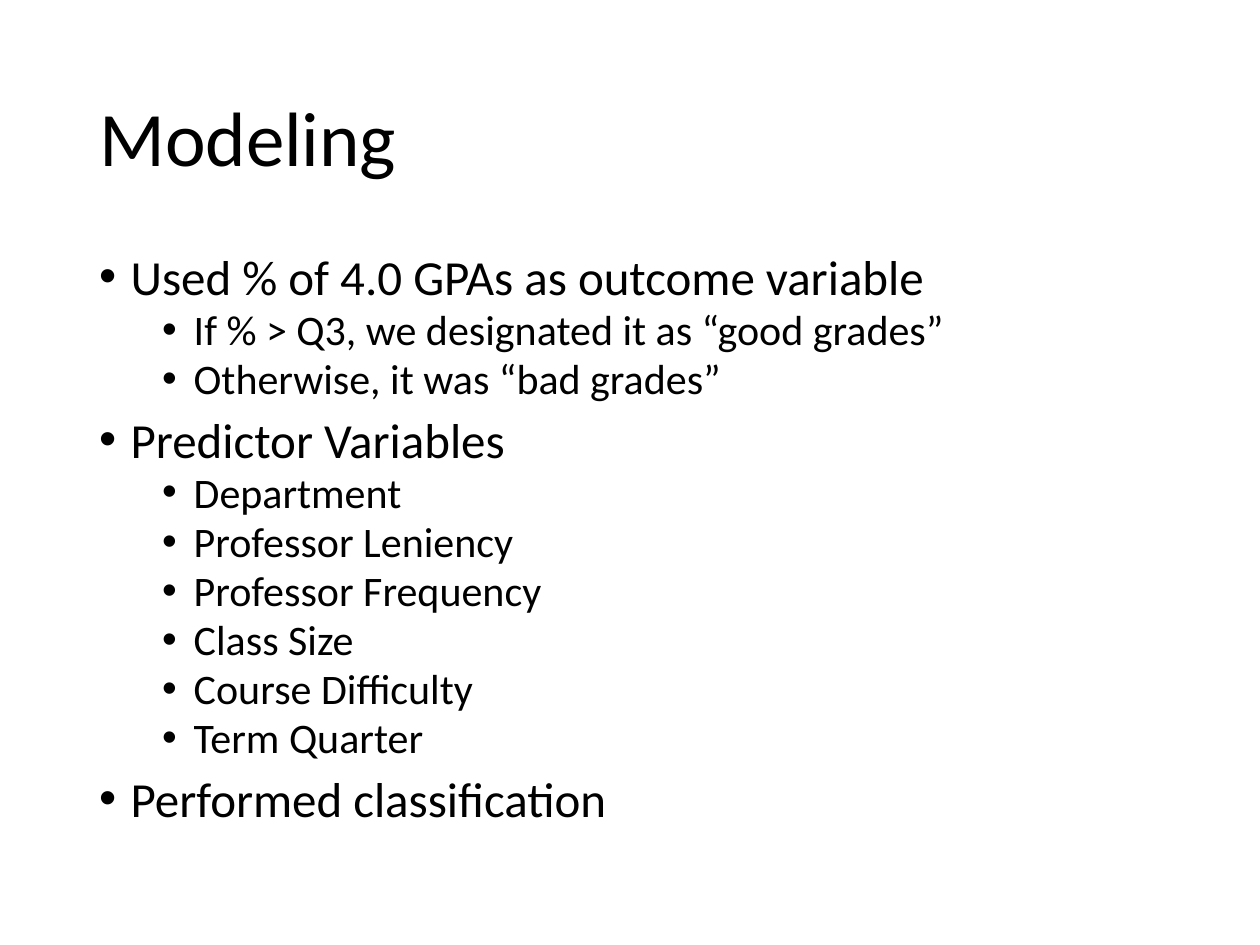
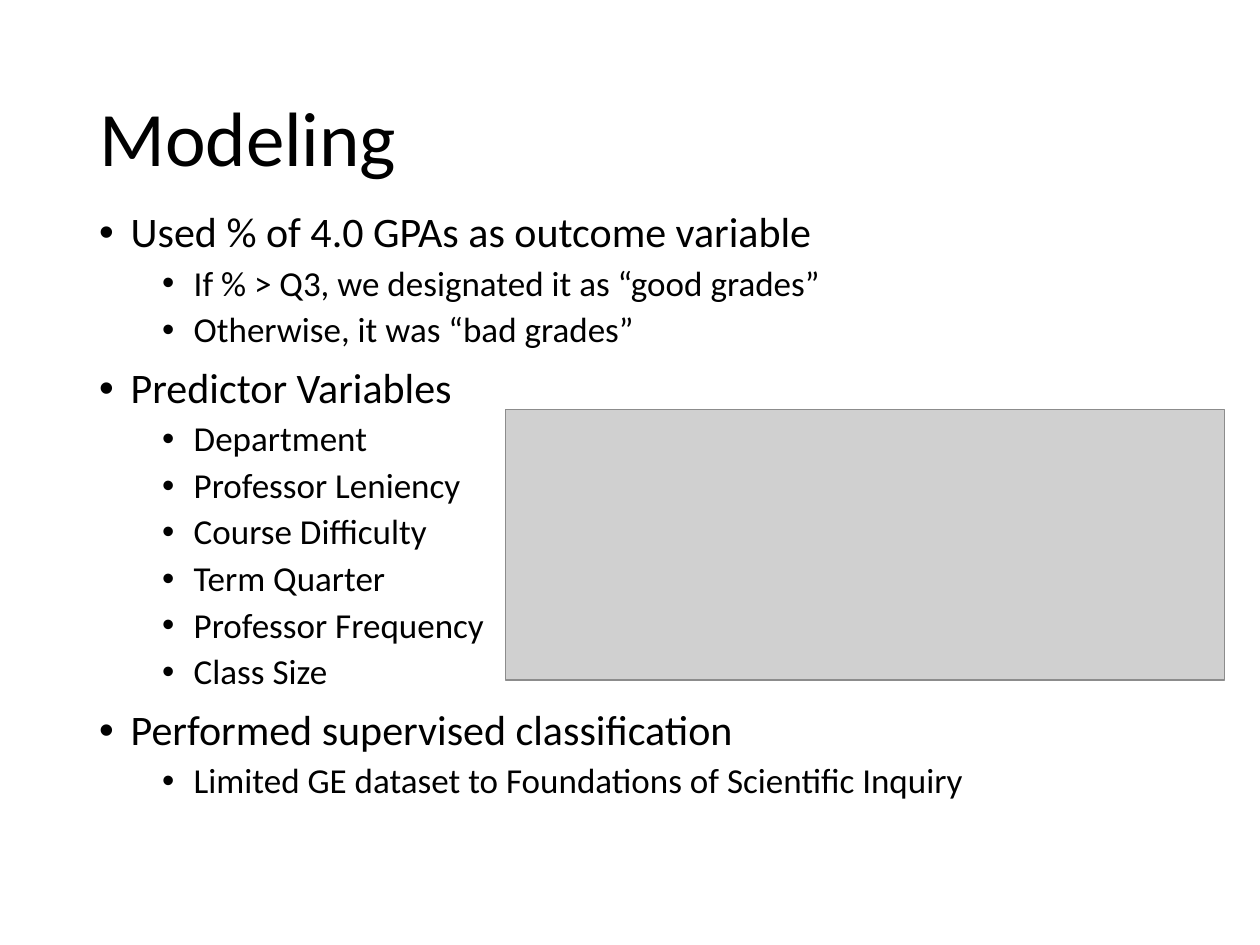
Before and after one commit to kaizersaber/stats131, a slide deck: slide 4 of Project_Slides.pptx. Drawn at 1260x945 pixels with LibreOffice and Linux fonts; fonts in the diff are those of the drawing; grey boxes stand for pictures. Boxes give left, top, right and bottom in pixels: in the first picture for what was removed or moved away, otherwise in the second. Text is boxed around its words. In the diff, an @@ line names an element or a change of style, - is before the commit and + after.

Commit message:
2018-12-01 Inserted pictures

```diff
--- a/Project_Slides.pptx
+++ b/Project_Slides.pptx
@@ text "Used % of 4.0 GPAs ..." moved from (x1=131, y1=261, x2=944, y2=818) to (x1=131, y1=217, x2=962, y2=799) @@
@@ text at (x1=131, y1=217, x2=820, y2=685): size 28 to 24 pt in "Used % of 4.0 GPAs as outcome ...", "Predictor Variables"; size 24 to 20 pt in "If % > Q3, we designated it ...", "Otherwise, it was “bad grades”", "Department", "Professor Leniency" and 2 more places; line spacing 0.8 to 0.9 @@
@@ picture added at (x1=505, y1=410, x2=1225, y2=679) @@
@@ text at (x1=194, y1=519, x2=427, y2=596): paragraphs added @@
+  • Course Difficulty
+  • Term Quarter
@@ text at (x1=131, y1=715, x2=962, y2=799): text changed; size 24 to 20 pt @@
-  • Course Difficulty
-  • Term Quarter
-• Performed classification
+• Performed supervised classification
+  • Limited GE dataset to Foundations of Scientific Inquiry
```
Also in this commit, not shown: 4 other slides changed.
